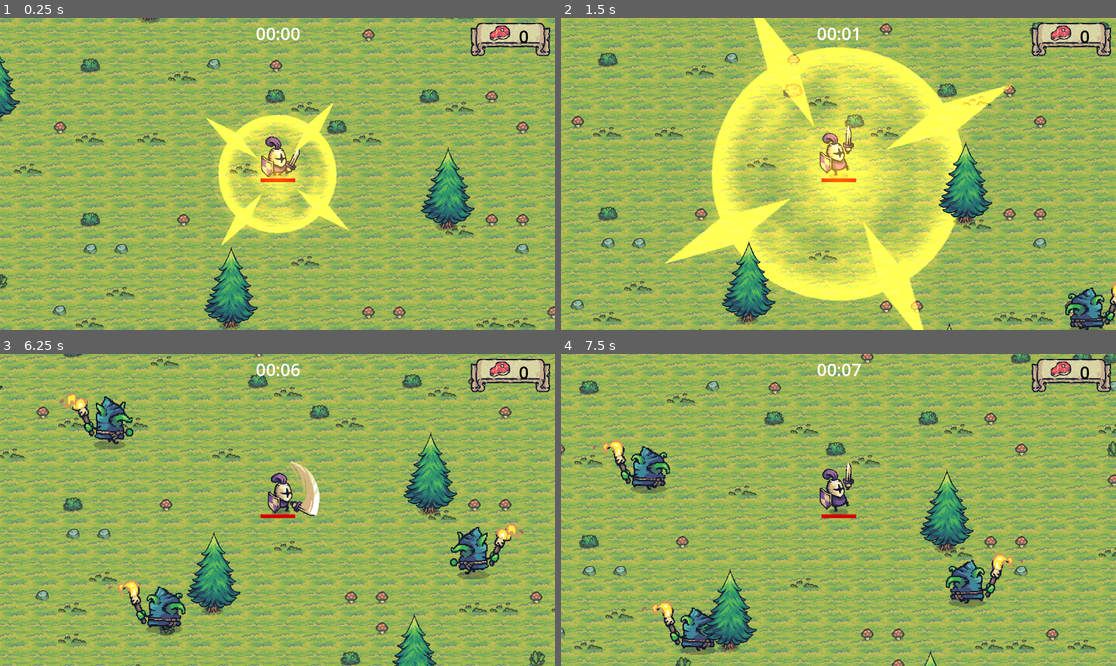
Above: before the commit, frames 1-4 (two rows, left to right).
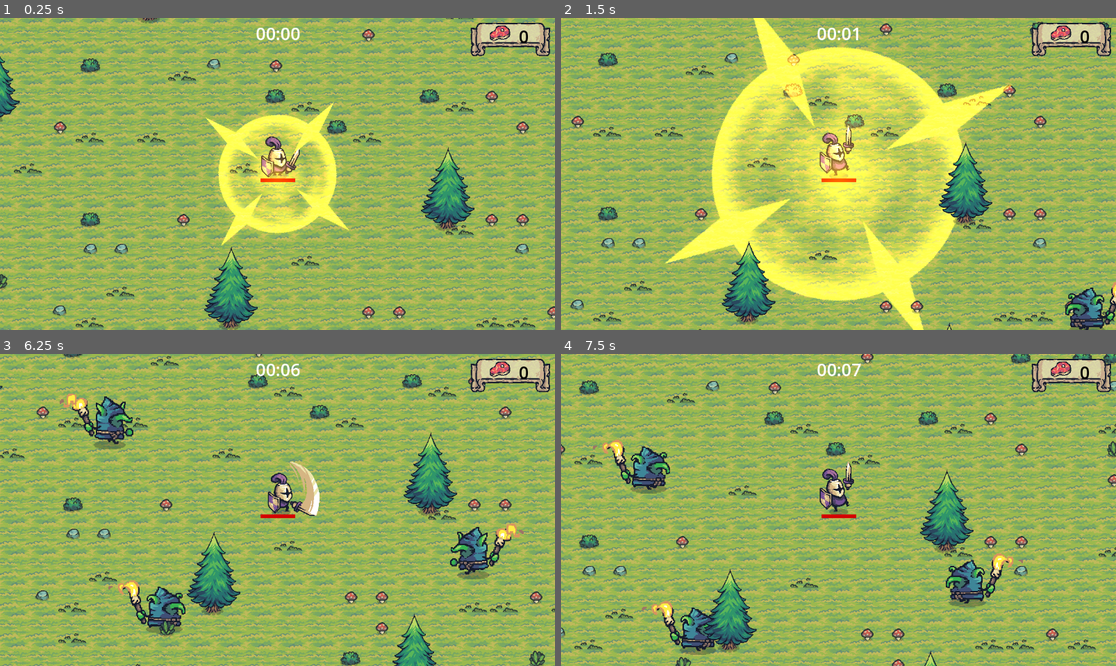
Above: after the commit, the same moments.

Repository: KarinaGante/BootcampSantander
Game: Godot game, scene res://main.tscn
Two runs of this game, one before a commit and one after it. Both use one fixed random seed, a clock stepped at 60 frames per second and the inputs below.
Inputs (mouse positions are in pixels of both pictures, inside the frame that each line leads up to):
- Up to frame 1 (0.25 s): no input
- Up to frame 2 (1.5 s): move the mouse to (960, 158) at 0.52 s; hold D (move_right) 0.53-1.28 s; click (960, 158) at 0.6 s; move the mouse to (727, 189) at 1.27 s; hold S (move_down) from 1.28 s (still down); click (727, 189) at 1.35 s
- Up to frame 3 (6.25 s): move the mouse to (333, 441) at 2.02 s; release S (move_down) at 2.03 s; hold D (move_right) 2.03-2.78 s; click (333, 441) at 2.1 s; move the mouse to (249, 572) at 2.77 s; hold W (move_up) 2.78-3.53 s; click (249, 572) at 2.85 s; move the mouse to (444, 556) at 3.52 s; hold A (move_left) 3.53-5.03 s; click (444, 556) at 3.6 s; move the mouse to (111, 463) at 4.27 s; click (111, 463) at 4.35 s; move the mouse to (305, 510) at 5.02 s; hold S (move_down) 5.03-5.78 s; click (305, 510) at 5.1 s; move the mouse to (194, 432) at 5.77 s; hold D (move_right) from 5.78 s (still down); click (194, 432) at 5.85 s
- Up to frame 4 (7.5 s): move the mouse to (960, 494) at 6.52 s; release D (move_right) at 6.53 s; hold W (move_up) 6.53-7.28 s; click (960, 494) at 6.6 s; move the mouse to (727, 525) at 7.27 s; hold D (move_right) from 7.28 s (still down); click (727, 525) at 7.35 s

The runs differ from the first frame. In frame 2, less than 0.1% of the frame differs, in the area x 44-65%, y 74-95%; in frame 3, less than 0.1%; in frame 4, less than 0.1%.

Commit message:
fix: ordem de renderização do cenário (Y Sort Enabled)

Diff:
--- a/Game Design com Godot/Tiny Swords/main.tscn
+++ b/Game Design com Godot/Tiny Swords/main.tscn
@@ -100,6 +100,7 @@
 y_sort_enabled = true
 
 [node name="TileMap" type="TileMap" parent="."]
+y_sort_enabled = true
 tile_set = SubResource("TileSet_ax1c6")
 format = 2
 layer_0/name = "Water"
@@ -109,7 +110,7 @@
 layer_1/z_index = -1
 layer_1/tile_data = PackedInt32Array(-196614, 65536, 1, -131078, 65536, 1, -65542, 65536, 1, -6, 65536, 1, 65530, 65536 …(12513 unchanged characters)…
 layer_2/name = "Details"
-layer_2/modulate = Color(1, 1, 1, 0.729412)
+layer_2/modulate = Color(1, 1, 1, 0.823529)
 layer_2/y_sort_enabled = true
 layer_2/tile_data = PackedInt32Array(-327688, 1, 0, 589816, 262144, 0, -131079, 262144, 0, -327686, 262144, 0, 393211,  …(2138 unchanged characters)…
 
